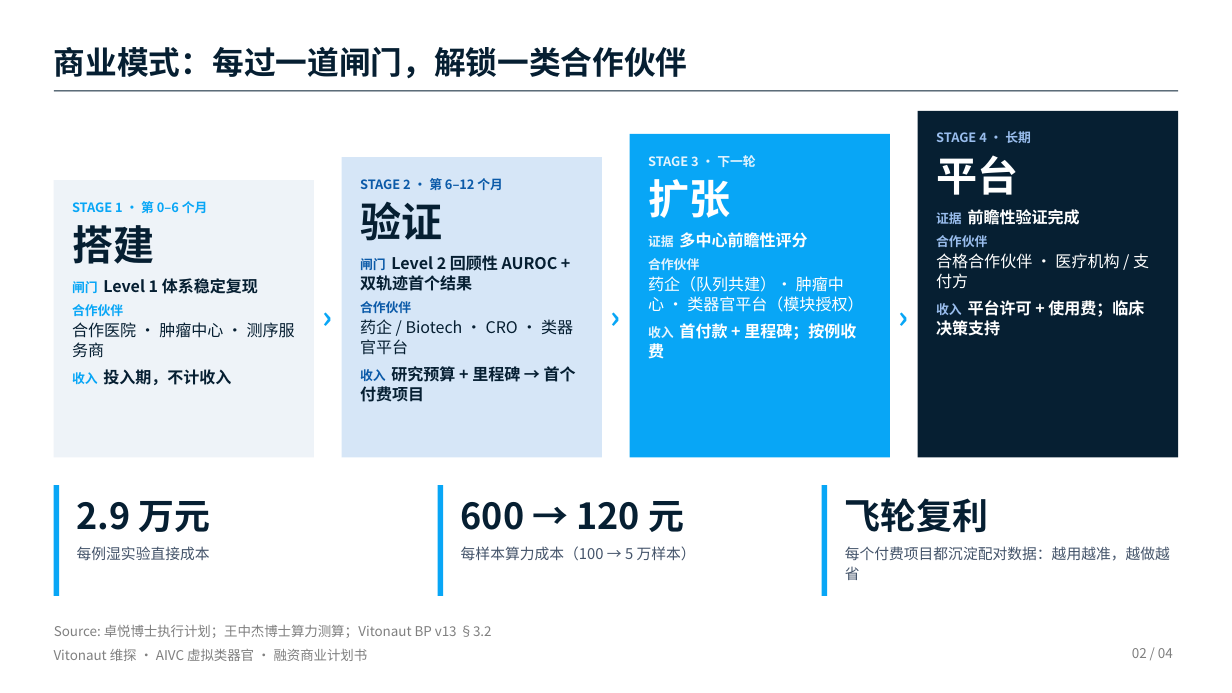
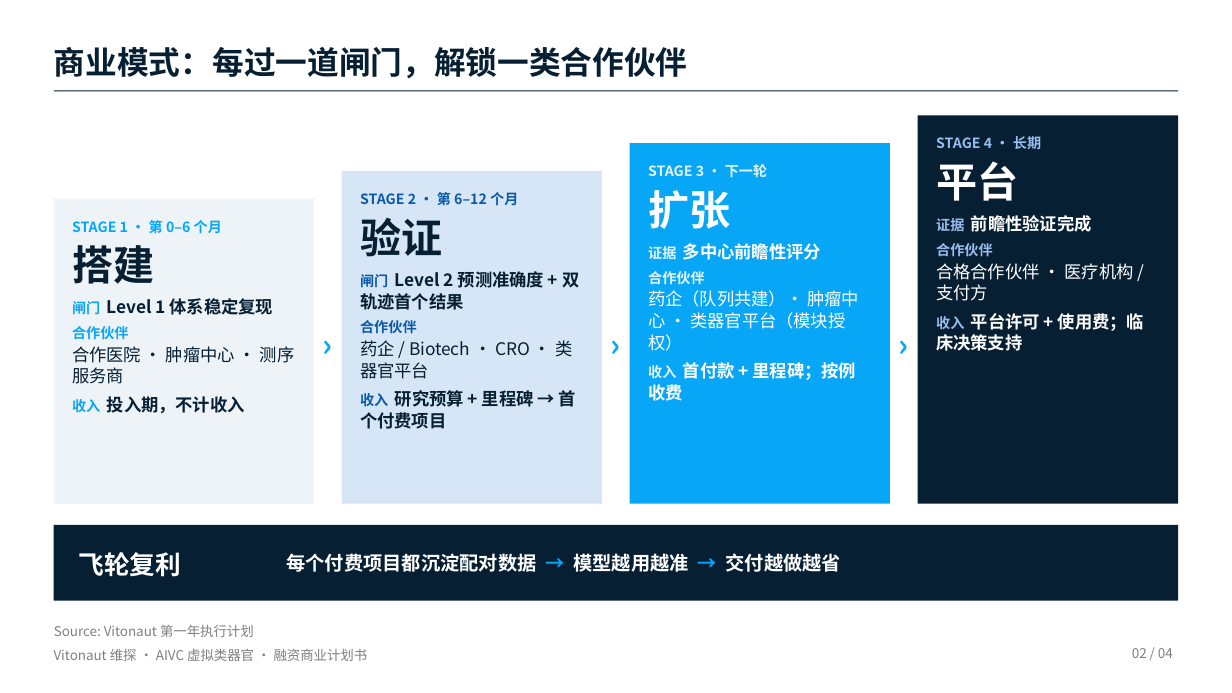
Before and after one commit to Milkar/businessPlan, a slide deck: slide 2 of slides/Vitonaut_part3_draft.pptx. Drawn at 1232x693 pixels with LibreOffice and Linux fonts; fonts in the diff are those of the drawing. Boxes give left, top, right and bottom in pixels: in the first picture for what was removed or moved away, otherwise in the second. Text is boxed around its words. In the diff, an @@ line names an element or a change of style, - is before the commit and + after.

```diff
--- a/slides/Vitonaut_part3_draft.pptx
+++ b/slides/Vitonaut_part3_draft.pptx
@@ rectangle "STAGE 4 · 长期": place and size @@
-rectangle "STAGE 4 · 长期" at (918, 111, 1178, 457)
+rectangle "STAGE 4 · 长期" at (918, 116, 1178, 504)
@@ rectangle "STAGE 3 · 下一轮": place and size @@
-rectangle "STAGE 3 · 下一轮" at (630, 134, 891, 457)
+rectangle "STAGE 3 · 下一轮" at (630, 143, 891, 504)
@@ text in rectangle at (936, 136, 1144, 351): size 10 to 11 pt in "STAGE 4 · 长期", "证据", "合作伙伴", "收入"; size 12.5 to 13.5 pt in "前瞻性验证完成", "合格合作伙伴 · 医疗机构 / 支付方", "平台许可 + 使用费；临床决策支持" @@
@@ rectangle "STAGE 2 · 第 6–12 ...": place and size @@
-rectangle "STAGE 2 · 第 6–12 ..." at (342, 157, 603, 457)
+rectangle "STAGE 2 · 第 6–12 ..." at (342, 171, 603, 504)
@@ text in rectangle at (648, 164, 859, 401): size 10 to 11 pt in "STAGE 3 · 下一轮", "证据", "合作伙伴", "收入"; size 12.5 to 13.5 pt in "多中心前瞻性评分", "药企（队列共建）· 肿瘤中心 · 类器官平台（模块授权）", "首付款 + 里程碑；按例收费" @@
@@ rectangle "STAGE 1 · 第 0–6 ...": place and size @@
-rectangle "STAGE 1 · 第 0–6 ..." at (54, 180, 314, 457)
+rectangle "STAGE 1 · 第 0–6 ..." at (54, 199, 314, 504)
@@ text in rectangle at (360, 190, 576, 429): size 10 to 11 pt in "STAGE 2 · 第 6–12 个月", "合作伙伴", "收入"; size 12.5 to 13.5 pt in "药企 / Biotech · CRO · 类器官平台", "研究预算 + 里程碑 → 首个付费项目" @@
@@ text in rectangle at (72, 218, 295, 414): size 10 to 11 pt in "STAGE 1 · 第 0–6 个月", "闸门", "合作伙伴", "收入"; size 12.5 to 13.5 pt in "Level 1 体系稳定复现", "合作医院 · 肿瘤中心 · 测序服务商", "投入期，不计收入" @@
@@ text in rectangle at (360, 255, 558, 291): text changed; size 12.5 to 13.5 pt @@
-闸门 Level 2 回顾性 AUROC + 双轨迹首个结果
+闸门 Level 2 预测准确度 + 双轨迹首个结果
@@ 3 texts: place and size @@
-3 texts at (314, 296, 918, 333)
+3 texts at (314, 323, 918, 360)
@@ rectangle removed at (54, 485, 59, 596) @@
@@ text removed at (77, 501, 211, 532) @@
-2.9 万元
@@ rectangle removed at (438, 485, 444, 596) @@
@@ text removed at (461, 501, 684, 532) @@
-600 → 120 元
@@ rectangle removed at (822, 485, 827, 596) @@
@@ rectangle added at (54, 525, 1178, 601), fill #061F32 @@
@@ text "飞轮复利": place and size @@
-text "飞轮复利" at (845, 498, 989, 533)
+text "飞轮复利" at (79, 552, 182, 577)
@@ text "飞轮复利" at (79, 552, 182, 577): size 28 to 20 pt, text colour #061F32 to #FFFFFF @@
@@ text "每个付费项目都沉淀配对数据 → 模型越用越准 → 交付越做越省" at (286, 553, 841, 572): vertical alignment top to middle @@
@@ text removed at (77, 546, 210, 560) @@
-每例湿实验直接成本
@@ text at (286, 553, 841, 572): text changed; size 11.5 to 15 pt; text colour #44546A to #FFFFFF; bold on @@
-每个付费项目都沉淀配对数据：越用越准，越做越省
+每个付费项目都沉淀配对数据 → 模型越用越准 → 交付越做越省
@@ text removed at (461, 546, 696, 561) @@
-每样本算力成本（100 → 5 万样本）
@@ text at (54, 625, 254, 637): text changed @@
-Source: 卓悦博士执行计划；王中杰博士算力测算；Vitonaut BP v13 §3.2
+Source: Vitonaut 第一年执行计划
```
Also in this commit, not shown: 2 other slides changed, 1 other file.
